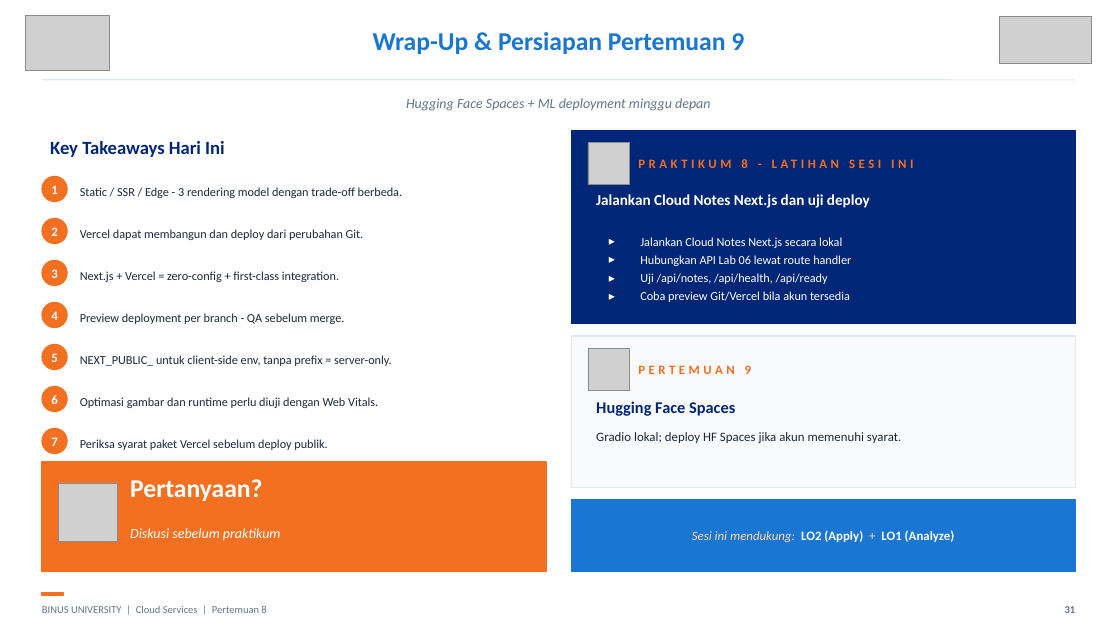
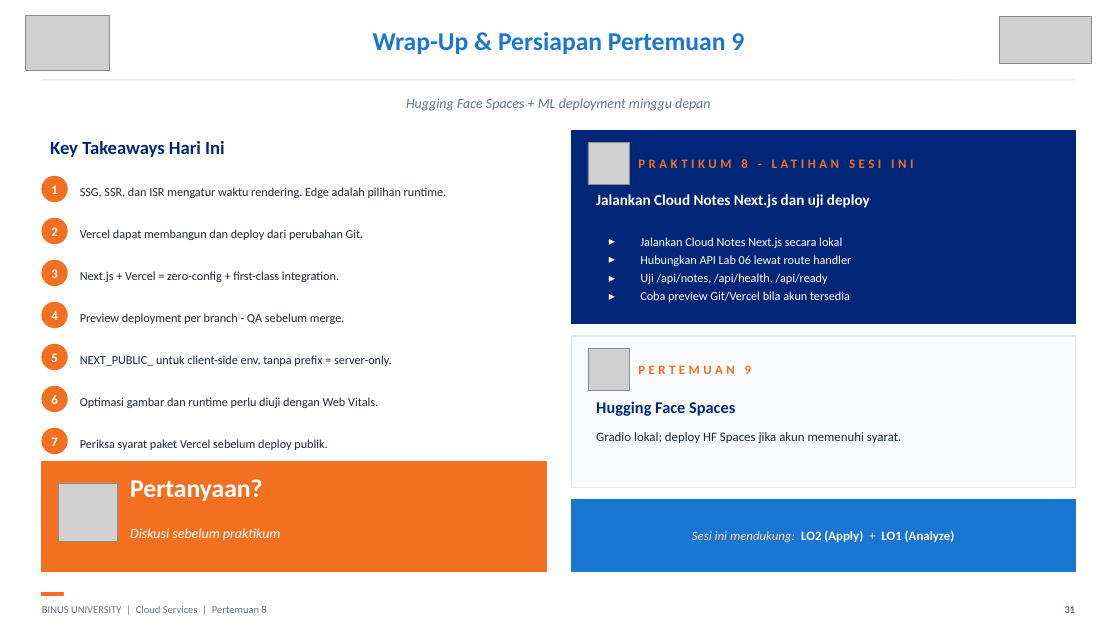
Before and after one commit to SeedFlora/meet8CloudService, a slide deck: slide 31 of slides/Teori_Pertemuan_08.pptx. Drawn at 1120x630 pixels with LibreOffice and Linux fonts; fonts in the diff are those of the drawing; grey boxes stand for pictures. Boxes give left, top, right and bottom in pixels: in the first picture for what was removed or moved away, otherwise in the second. Text is boxed around its words. In the diff, an @@ line names an element or a change of style, - is before the commit and + after.

```diff
--- a/slides/Teori_Pertemuan_08.pptx
+++ b/slides/Teori_Pertemuan_08.pptx
@@ text at bbox=[80, 187, 447, 198]: text changed @@
-Static / SSR / Edge - 3 rendering model dengan trade-off berbeda.
+SSG, SSR, dan ISR mengatur waktu rendering. Edge adalah pilihan runtime.
```
Also in this commit, not shown: 6 other slides changed, 5 other files.
